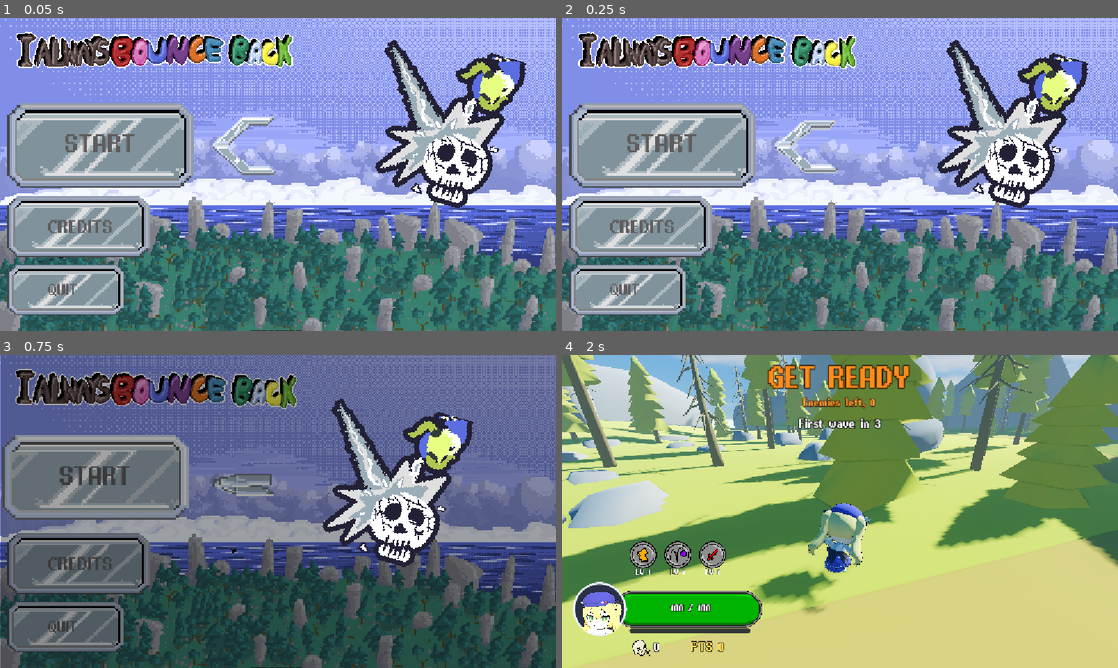
Above: before the commit, frames 1-4 (two rows, left to right).
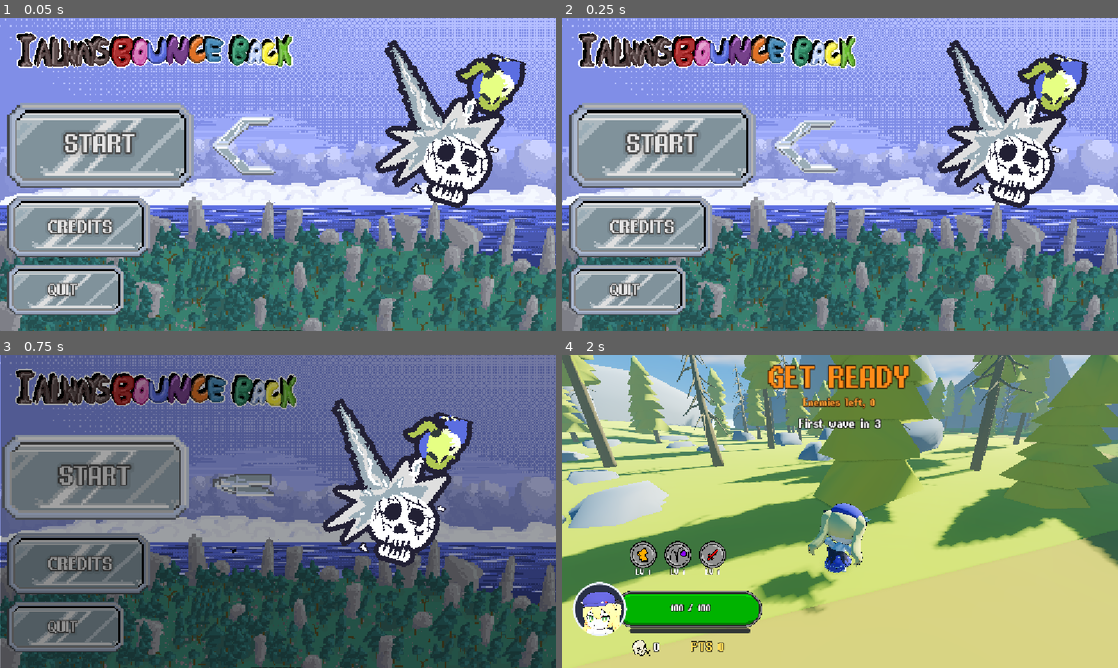
Above: after the commit, the same moments.

Repository: vvvwiwvvv/IAlwaysBounceBack
Game: Godot game, scene res://scenes/menu.tscn
The game is run twice, just before and just after one commit, with the same random seed, the same clock (stepped at 60 frames per second) and the same inputs.
Inputs (mouse positions are in pixels of both pictures, inside the frame that each line leads up to):
- Up to frame 1 (0.05 s): no input
- Up to frame 2 (0.25 s): no input
- Up to frame 3 (0.75 s): click "START" at 0.5 s
- Up to frame 4 (2 s): tap Enter at 1.25 s; move the mouse to (867, 511) at 1.27 s; hold W (move_forward) from 1.28 s (still down); right-click (867, 511) at 1.35 s; click (867, 511) at 1.42 s; tap Space (jump) at 1.52 s

The runs differ from the first frame. In frame 1, 1.6% of the frame differs, in the area x 8-25%, y 35-90%; in frame 2, 1.6%; in frame 3, 1.4%; in frame 4, nothing differs.

Commit message:
better text

Diff:
--- a/i-always-bounce-back/scenes/menu.tscn
+++ b/i-always-bounce-back/scenes/menu.tscn
@@ -103,8 +103,11 @@
 [sub_resource type="LabelSettings" id="LabelSettings_wq7lk"]
 font = ExtResource("5_i6lef")
 font_size = 64
-font_color = Color(0.37, 0.3626, 0.3626, 1)
-shadow_size = 12
+font_color = Color(0.89742744, 0.8940652, 0.894062, 1)
+outline_size = 12
+outline_color = Color(0.30323282, 0.30323282, 0.30323282, 1)
+shadow_size = 36
+shadow_color = Color(0, 0, 0, 0.08627451)
 
 [sub_resource type="SpriteFrames" id="SpriteFrames_wq7lk"]
 animations = [{
